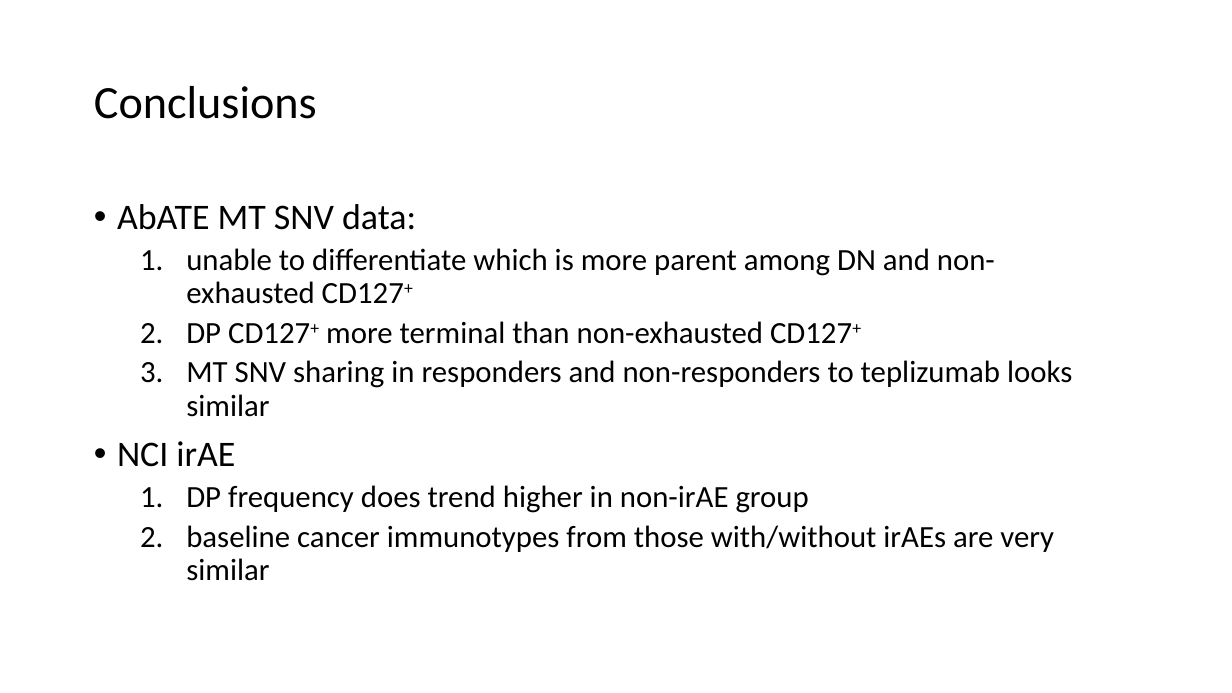
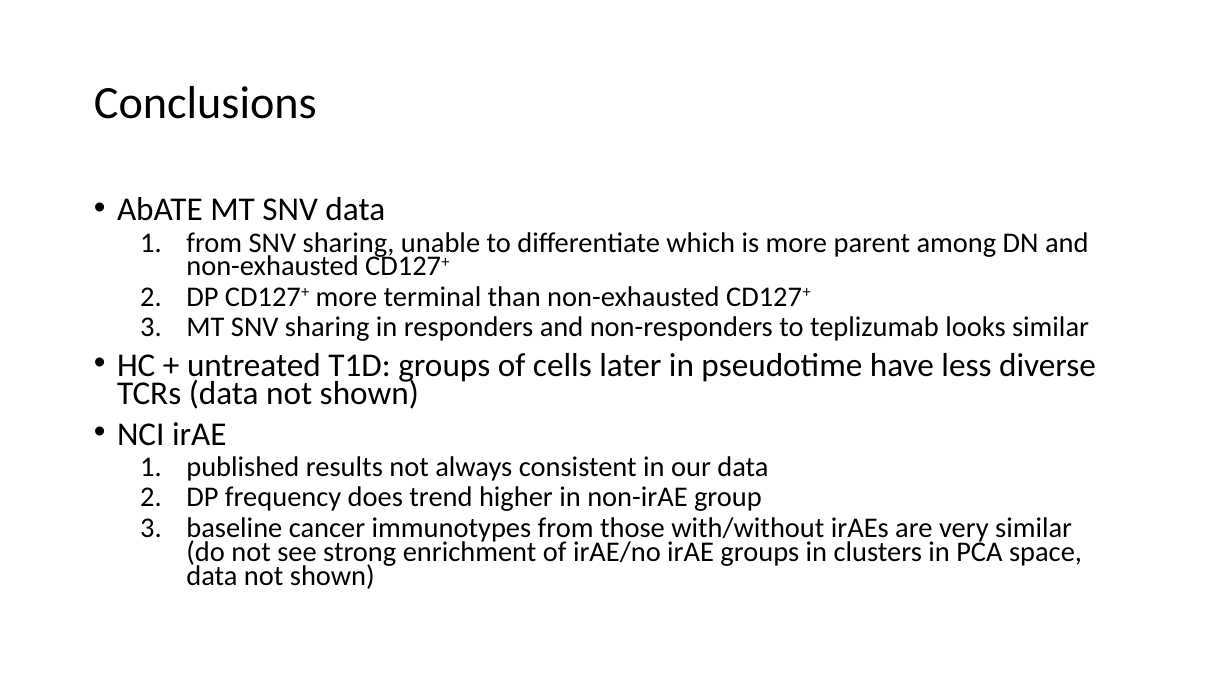
Before and after one commit to tybottorff/bottorffdocs, a slide deck: slide 10 of presentations/weekly_meetings/2024_11_7.pptx. Drawn at 1232x693 pixels with LibreOffice and Linux fonts; fonts in the diff are those of the drawing. Boxes give left, top, right and bottom in pixels: in the first picture for what was removed or moved away, otherwise in the second. Text is boxed around its words. In the diff, an @@ line names an element or a change of style, - is before the commit and + after.

Commit message:
Update slides

```diff
--- a/presentations/weekly_meetings/2024_11_7.pptx
+++ b/presentations/weekly_meetings/2024_11_7.pptx
@@ text at (117,197,1089,276): text changed; size 24 to 22.2 pt @@
-• AbATE MT SNV data:
-  1. unable to differentiate which is more parent among DN and non-exhausted CD127+
+• AbATE MT SNV data
+  1. from SNV sharing, unable to differentiate which is more parent among DN and non-exhausted CD127+
@@ text at (117,286,1089,511): size 24 to 22.2 pt in "DP CD127+ more terminal than non-exhausted CD127+", "MT SNV sharing in responders and non-responders ...", "DP frequency does trend higher in non-irAE ..."; size 28 to 25.9 pt in "NCI irAE"; line spacing 0.9 to 0.7 @@
@@ text at (117,353,1096,409): paragraph added @@
+• HC + untreated T1D: groups of cells later in pseudotime have less diverse TCRs (data not shown)
@@ text at (186,456,768,481): paragraph added @@
+  1. published results not always consistent in our data
@@ text at (186,517,1082,589): text changed; size 24 to 22.2 pt @@
-  2. baseline cancer immunotypes from those with/without irAEs are very similar
+  3. baseline cancer immunotypes from those with/without irAEs are very similar (do not see strong enrichment of irAE/no irAE groups in clusters in PCA space, data not shown)
```
Also in this commit, not shown: 4 other slides changed, 2 slides added.
